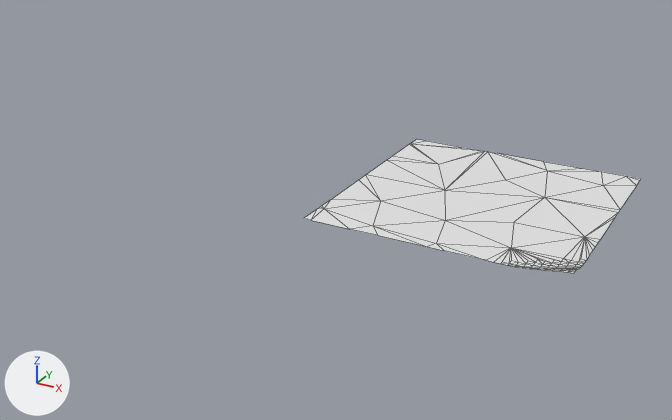
The glTF model gameserver/res/world_tiles/tile_100_100.glb as it was, and as the next commit left it.
Rendered twice from a 50 mm camera at (261.0, -168.0, 140.0) aimed at (98.0, 128.0, -8.0). Lighting does not change. The marker at lower left points along +X, +Y and +Z. The picture after the commit comes second. Mesh edges are drawn as thin lines.

In view in the first picture: 'tile_100_100'.
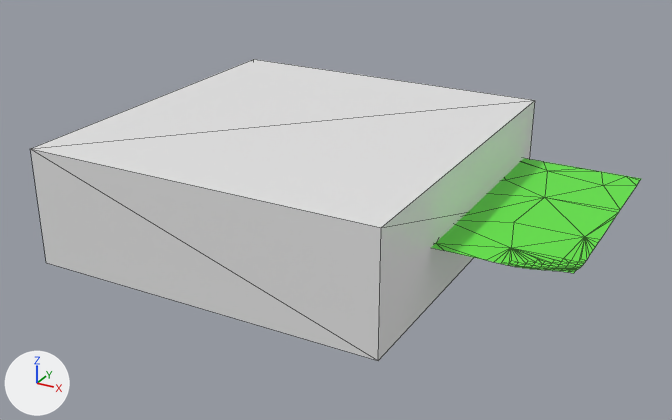
Patch to the scene script:
```diff
--- a/gameserver/res/world_tiles/tile_100_100.glb.py
+++ b/gameserver/res/world_tiles/tile_100_100.glb.py
@@ mat_terrain @@
+mat_terrain = principled_material('terrain')
+mat_terrain.base_color = (0.122, 0.8, 0.0567)  # green #62e743
@@ me_plane_002 @@
 me_plane_002.from_pydata(...)  # 113 vertices, 166 faces; spans x -25.0..75.0, y -25.0..75.0, z 0.0..2.5
+me_plane_002.materials.append(mat_terrain)  # green #62e743
@@ me_cube_001 @@
+me_cube_001.from_pydata(...)  # a box spanning x -27.7..115.8, y -53.3..94.9, z -23.4..23.4
@@ ob_grassvolume_2 @@
+ob_grassvolume_2 = bpy.data.objects.new('GrassVolume_2', me_cube_001)
+ob_grassvolume_2.location = (34.9, 113.9, 0.0)
```

Pixel boxes (x1, y1, x2, y2) of what changed, in the pictures (672 x 420 px):
'GrassVolume_2', added
    after: (31, 59, 535, 361)
'tile_100_100', recoloured (white to green)
    both: (431, 158, 641, 273)
